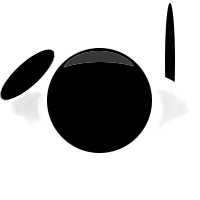
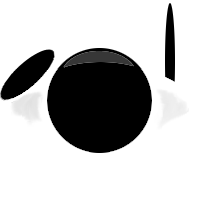
Before/after of a 200 x 200 layered artwork. What changed in the layer stack:
renamed "Oderwana warstwa" to "Weapon. kopia", painted on it over 5, 67, 175, 152
hid "Head", painted on it over 47, 67, 152, 152
hid "Shield" over 5, 72, 55, 101
hid "Shoulders" over 5, 67, 175, 152
hid "Weapon" over 165, 77, 175, 83
